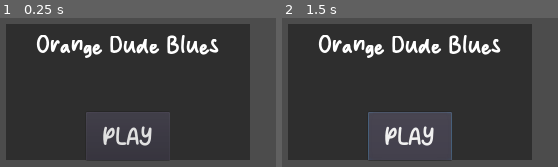
Above: before the commit, frames 1-2 (left to right).
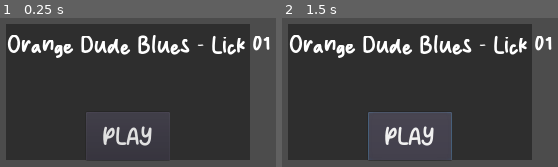
Above: after the commit, the same moments.

Repository: davifoox/harmonica-app
Game: Godot game, scene res://Main.tscn
Two runs of this game, one before a commit and one after it. Both use one fixed random seed, a clock stepped at 60 frames per second and the inputs below.
Inputs:
- Up to frame 1 (0.25 s): no input
- Up to frame 2 (1.5 s): click "PLAY" at 0.5 s; click "PLAY" at 1.25 s

The runs differ from the first frame. In frame 1, 6.0% of the frame differs, in the area x 2-98%, y 11-27%; in frame 2, 6.0%.

Commit message:
.

Diff:
--- a/Lick.gd
+++ b/Lick.gd
@@ -1,6 +1,9 @@
 extends Control
 
+export(String) var lick_name
+
 onready var button = $Button
+onready var label = $Label
 onready var audio_stream_player = $AudioStreamPlayer
 onready var tags_container = $TagsContainer
 
@@ -9,18 +12,19 @@
 
 func _ready() -> void:
 	button.connect("pressed", self, "_on_button_pressed")
-	get_tags_and_add_parent_to_groups()
+	get_tags_and_add_as_groups()
+	label.text = lick_name
 
 func _on_button_pressed():
 	audio_stream_player.play()
 
-func get_tags_and_add_parent_to_groups():
+func get_tags_and_add_as_groups():
 	for tag in tags_container.tags_list:
 		var tag_name = tag.resource_path
 
 		tag_name = tag_name.lstrip(TAGS_PATH)
 		tag_name = tag_name.rstrip(FILE_EXTENSION)
 		tag_name = tag_name.rstrip(".")
-		get_parent().add_to_group(tag_name)
 
+		add_to_group(tag_name)
 		print(tag_name)
--- a/Lick.tscn
+++ b/Lick.tscn
@@ -18,6 +18,7 @@
 margin_bottom = 164.0
 theme = ExtResource( 3 )
 script = ExtResource( 1 )
+lick_name = "Orange Dude Blues - Lick 01"
 
 [node name="ColorRect" type="ColorRect" parent="."]
 anchor_right = 1.0
